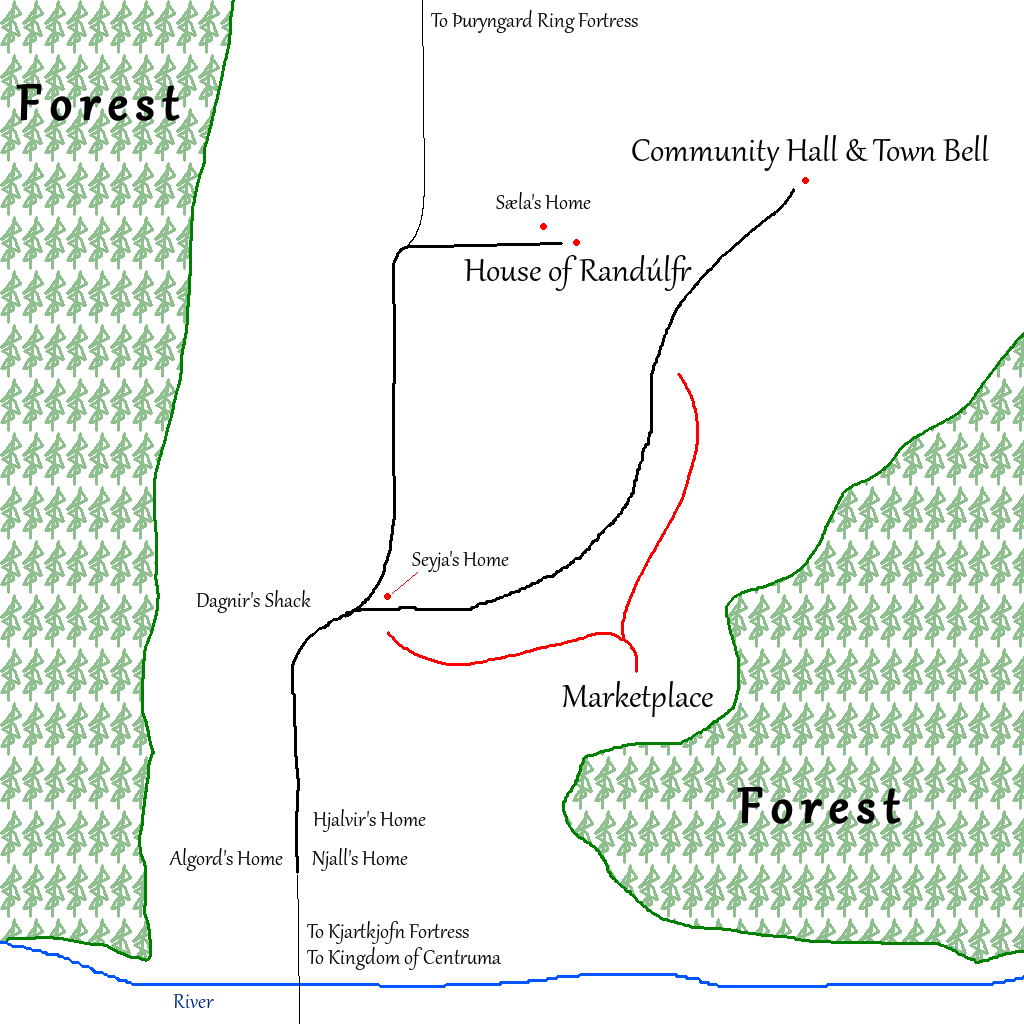
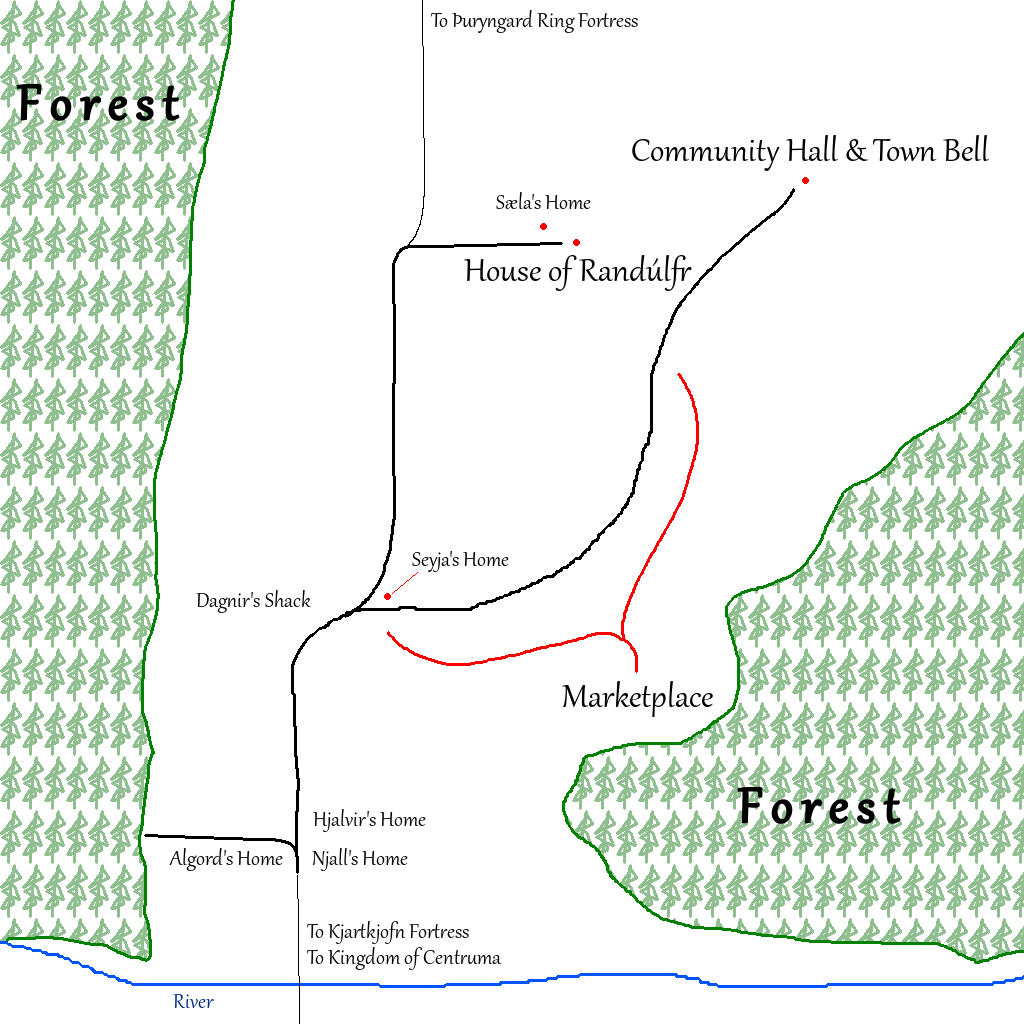
Revision of a layered 1024x1024 image; what changed, layer by layer:
painted on "Background" over (144, 834, 295, 852)
